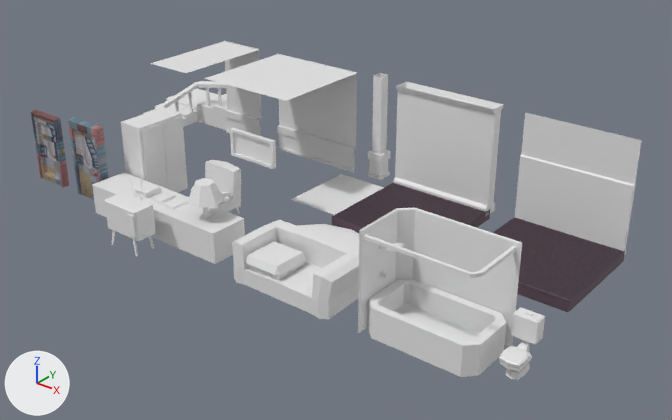
The FBX model Assets/Models/fatherApartmentEnvironmentInside.fbx: old version first, new version second.
The view is the same before and after, from a 50 mm lens placed at (22.34, -18.69, 14.58), pointed at (3.99, 4.25, 0.35). The axes (+X, +Y, +Z) are drawn at lower left. The lights are the same throughout. Where no turn or scale is listed for an object, it has been applied to the vertices.

The first picture shows 'Cube', 'FatherHouseRoomFloorSealing', 'FatherHouseRoomWall', 'OldCouch', 'PortiegeDesk', 'Toilet', 'bath', 'bathFloorSealing', 'bathWall', 'door', 'doorBasement', 'sealing', 'wall_1'.
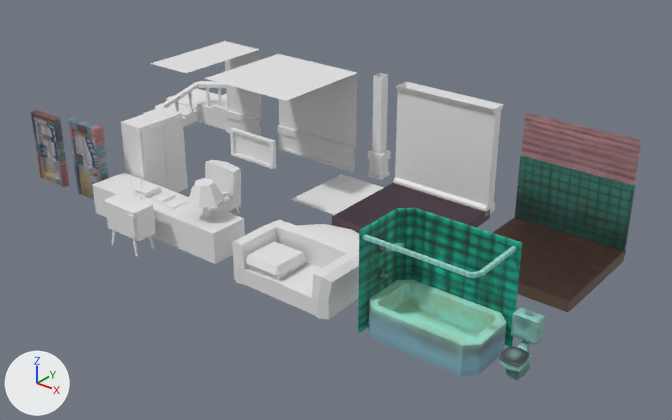
Pixel boxes [x1, y1, x2, y2] of what changed, in the pictures (672 x 420 px):
'bath', recoloured (grey to green): [358, 207, 522, 377] in both
'bathWall', recoloured: [515, 113, 642, 255] in both
'Toilet', recoloured (white to cyan): [499, 307, 545, 380] in both

Diff of the bpy script that builds the scene:
```diff
--- a/Assets/Models/fatherApartmentEnvironmentInside.fbx.py
+++ b/Assets/Models/fatherApartmentEnvironmentInside.fbx.py
@@ img_bathroomenvironmenttexture_png @@
+img_bathroomenvironmenttexture_png = load_image('bathroomEnvironmentTexture.png', 'Textures/bathroomEnvironmentTexture.png', 256, 256, 'sRGB')
@@ img_bathtexture_png @@
+img_bathtexture_png = load_image('bathTexture.png', 'Textures/bathTexture.png', 128, 128, 'sRGB')
@@ img_toilettexture @@
+img_toilettexture = load_image('ToiletTexture', 'Textures/toiletTexture.png', 128, 128, 'sRGB')
@@ mat_material_003 @@
+mat_material_003 = principled_material('Material.003')
+mat_material_003.texture = img_bathroomenvironmenttexture_png
+mat_material_003.roughness = 0.69
@@ mat_material_002 @@
+mat_material_002 = principled_material('Material.002')
+mat_material_002.texture = img_bathtexture_png
+mat_material_002.roughness = 0.69
@@ mat_material_001 @@
+mat_material_001 = principled_material('Material.001')
+mat_material_001.texture = img_toilettexture
+mat_material_001.roughness = 0.69
@@ me_cube_020 @@
 me_cube_020.from_pydata(...)  # 93 vertices, 72 faces; spans x -0.36..0.36, y -0.47..0.68, z 0.0..1.67
+me_cube_020.materials.append(mat_material_001)  # picture img_toilettexture
@@ me_cube_019 @@
 me_cube_019.from_pydata(...)  # 126 vertices, 89 faces; spans x -0.05..3.69, y -2.02..0.06, z 0.0..3.24
+me_cube_019.materials.append(mat_material_002)  # picture img_bathtexture_png
@@ me_cube_018 @@
 me_cube_018.from_pydata(...)  # 24 vertices, 20 faces; spans x -1.99..1.99, y -0.15..0.15, z 0.0..4.03
+me_cube_018.materials.append(mat_material_003)  # picture img_bathroomenvironmenttexture_png
```
